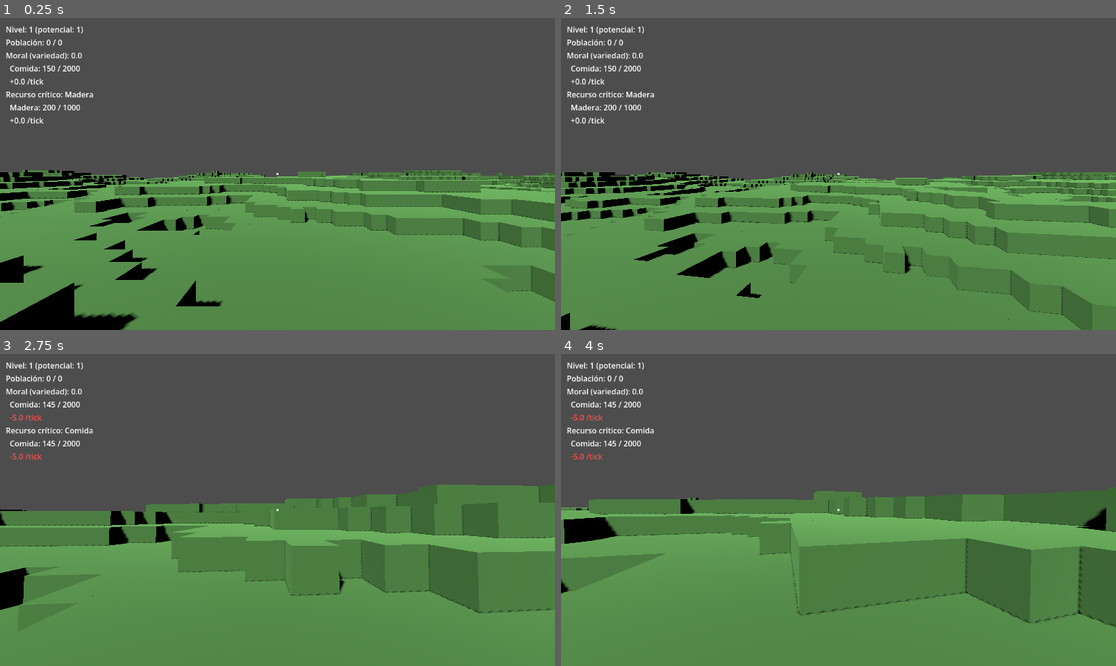
Above: before the commit, frames 1-4 (two rows, left to right).
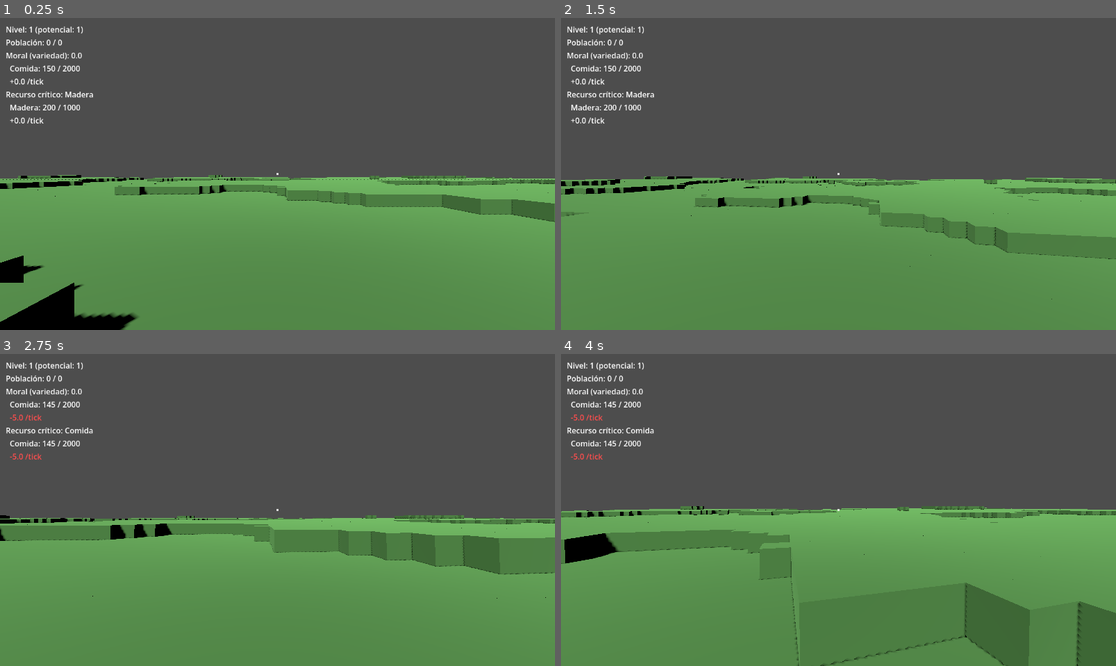
Above: after the commit, the same moments.

Repository: gigalipa/craft-to-nation
Game: Godot game, scene res://scenes/Main.tscn
Same seed, same stepped clock (60 frames per second), same inputs: the game is played once before the commit and once after it.
Inputs (mouse positions are in pixels of both pictures, inside the frame that each line leads up to):
- Up to frame 1 (0.25 s): no input
- Up to frame 2 (1.5 s): tap Enter at 0.5 s; move the mouse to (866, 174) at 0.52 s; hold Shift 0.53-1.28 s; hold W from 0.53 s (still down); click (866, 174) at 0.67 s; tap Space at 0.77 s; move the mouse to (810, 174) at 1.27 s; tap Ctrl at 1.35 s
- Up to frame 3 (2.75 s): keep holding W; tap Space at 1.52 s; move the mouse to (288, 503) at 2.02 s; hold Q from 2.03 s (still down)
- Up to frame 4 (4 s): keep holding W; move the mouse to (832, 516) at 2.77 s; release Q at 2.78 s; tap E at 2.85 s; click (832, 516) at 2.92 s; tap Space at 3.02, 3.77 s; move the mouse to (877, 513) at 3.52 s; tap 1 at 3.6 s

The runs differ from the first frame. In frame 1, 9.2% of the frame differs, in the area x 0-100%, y 48-93%; in frame 2, 9.6%; in frame 3, 20%; in frame 4, 20%, in the area x 0-100%, y 42-100%.

Commit message:
feat: escarpar el relieve con una redistribución por curva de potencia
Co-Authored-By: Claude Sonnet 5 <noreply@anthropic.com>

Diff:
--- a/godot/scripts/GeneradorMundo.gd
+++ b/godot/scripts/GeneradorMundo.gd
@@ -18,6 +18,15 @@
 ## Recalibrado empíricamente a 0.2, que sigue dejando al hierro como clara
 ## minoría frente a la piedra en la capa profunda.
 const UMBRAL_HIERRO := 0.2
+
+## Exponente de la redistribución por curva de potencia aplicada a la altura
+## (ver altura_en() y _redistribuir()) para producir picos y cuencas más
+## marcados en vez de colinas suaves — necesario para que el criterio de
+## nivel de mar (ver nivel_mar más abajo) separe tierra firme de zonas
+## inundadas de forma perceptible. Valor inicial calibrado empíricamente,
+## mismo patrón que UMBRAL_HIERRO — ajustar aquí si al probar en el editor
+## el relieve resulta demasiado suave o demasiado abrupto.
+const EXPONENTE_RELIEVE := 2.0
 
 var _ruido: FastNoiseLite
 var _ruido_mineral: FastNoiseLite
@@ -45,9 +54,18 @@
 ## [ALTURA_MINIMA, ALTURA_MAXIMA] y se redondea a entero.
 func altura_en(x: int, z: int) -> int:
 	var valor: float = _ruido.get_noise_2d(x, z)
-	var t: float = (valor + 1.0) / 2.0
+	var valor_redistribuido: float = _redistribuir(valor, EXPONENTE_RELIEVE)
+	var t: float = (valor_redistribuido + 1.0) / 2.0
 	var altura: float = ALTURA_MINIMA + t * (ALTURA_MAXIMA - ALTURA_MINIMA)
 	return clampi(roundi(altura), ALTURA_MINIMA, ALTURA_MAXIMA)
+
+
+## Acentúa los valores cercanos a ±1 (picos/cuencas) y aplana los cercanos a
+## 0 (llanos), preservando el signo y los extremos exactos (-1, 0, 1).
+## Función estática pura (sin depender de _ruido) para poder probarla con
+## valores conocidos.
+static func _redistribuir(valor: float, exponente: float) -> float:
+	return sign(valor) * pow(abs(valor), exponente)
 
 
 ## Tipo de bloque de subsuelo en la columna/profundidad dados: "tierra" cerca
--- a/godot/scripts/GeneradorMundoTest.gd
+++ b/godot/scripts/GeneradorMundoTest.gd
@@ -95,4 +95,12 @@
 	assert(vio_hierro_real)
 	print("OK: 'hierro' aparece con SEMILLA_MUNDO real y el rango de profundidad real del subsuelo.")
 
-	print("\n=== Las 6 pruebas de GeneradorMundo pasaron correctamente ===")
+	print("\n=== TEST 7: la redistribución por curva de potencia acentúa los extremos sin cambiar el signo ===")
+	assert(is_equal_approx(GeneradorMundoScript._redistribuir(0.0, 2.0), 0.0))
+	assert(is_equal_approx(GeneradorMundoScript._redistribuir(1.0, 2.0), 1.0))
+	assert(is_equal_approx(GeneradorMundoScript._redistribuir(-1.0, 2.0), -1.0))
+	assert(is_equal_approx(GeneradorMundoScript._redistribuir(0.5, 2.0), 0.25))
+	assert(is_equal_approx(GeneradorMundoScript._redistribuir(-0.5, 2.0), -0.25))
+	print("OK: _redistribuir(0.5, 2.0) == 0.25 (se aplana), extremos ±1 y 0 quedan sin cambio, signo se conserva.")
+
+	print("\n=== Las 7 pruebas de GeneradorMundo pasaron correctamente ===")
